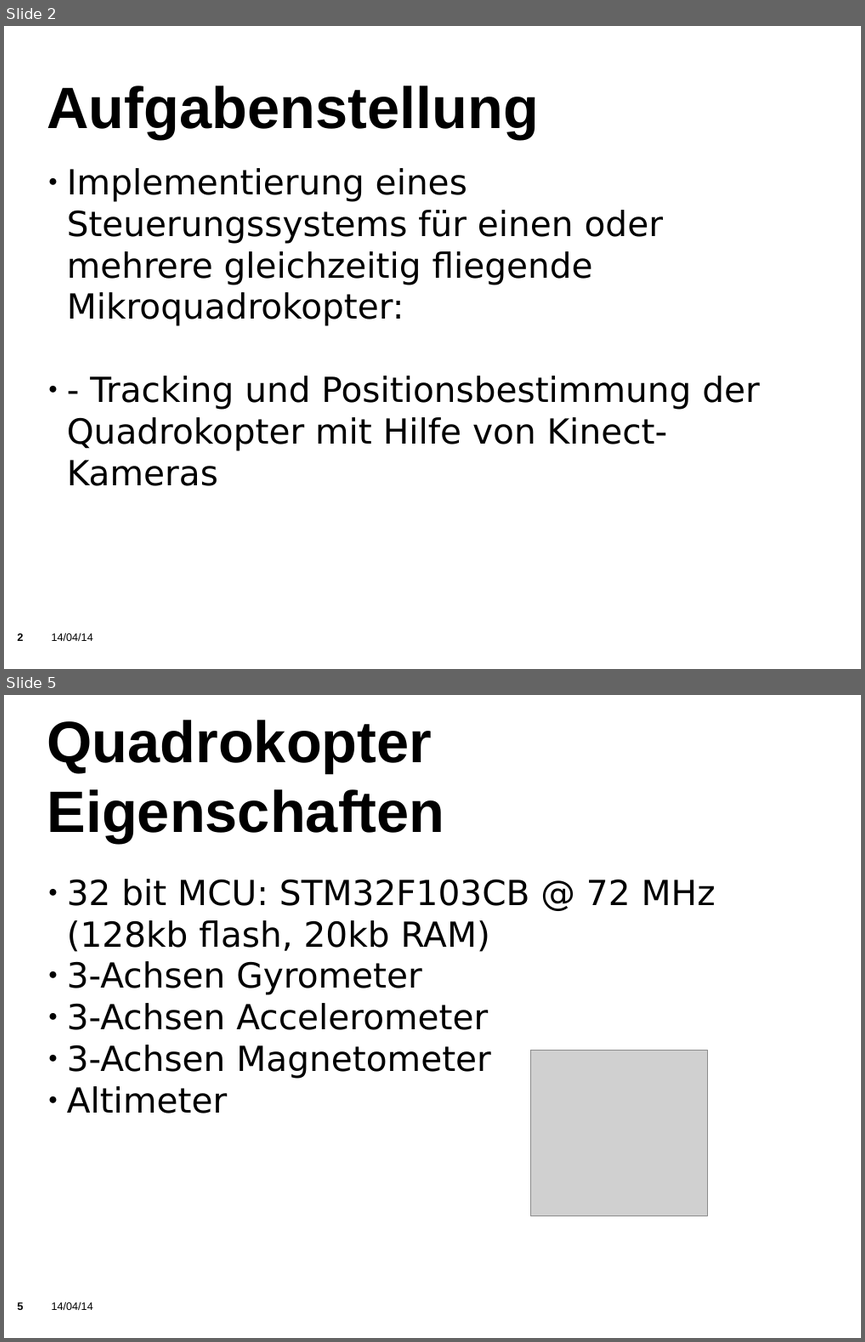
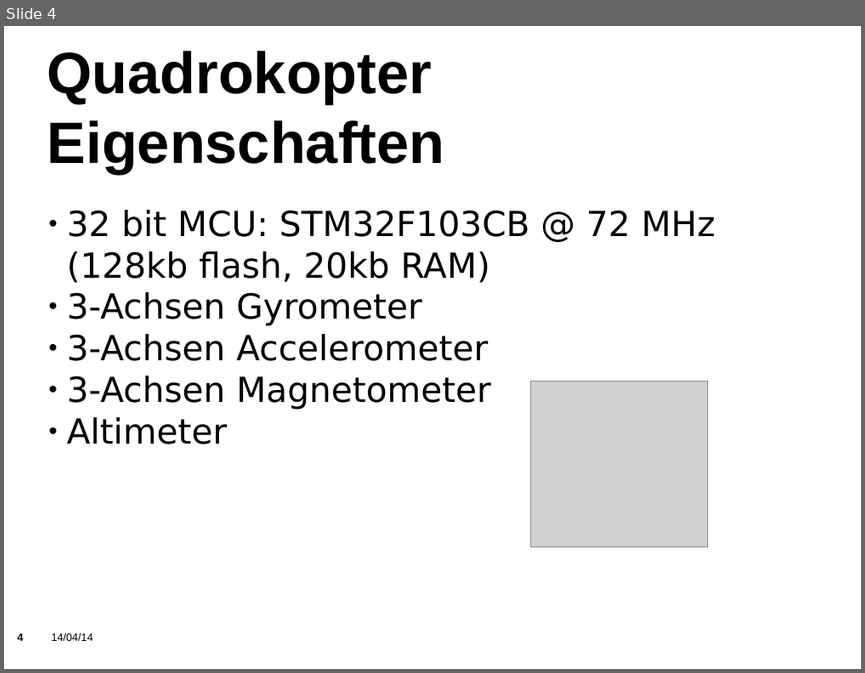
Before and after one commit to KITrokopter/Presentation, a slide deck: PresentationInTotal v0.1.odp. Shown one above the other, each under a label of ours: slides 2 and 5 before the commit, slide 4 after it; the slides between them are not shown. The pictures are 865x1342 and 865x673 pixels, drawn with LibreOffice and Linux fonts; fonts in the diff are those of the drawing; grey boxes stand for pictures; background and template pictures are left out. Boxes give left, top, right and bottom in pixels: in the first picture for what was removed or moved away, otherwise in the second. Text is boxed around its words. In the diff, an @@ line names an element or a change of style, - is before the commit and + after.

```diff
--- a/PresentationInTotal v0.1.odp
+++ b/PresentationInTotal v0.1.odp
@@ slide 2 removed at [4,26,861,669], background picture (left out); not listed: 2 template elements that a slide beside it also shows @@
@@ title removed at [46,86,538,140] @@
-Aufgabenstellung
@@ text removed at [67,168,760,486] @@
-● Implementierung eines Steuerungssystems für einen oder mehrere gleichzeitig fliegende Mikroquadrokopter:
-● - Tracking und Positionsbestimmung der Quadrokopter mit Hilfe von Kinect-Kameras
@@ what was slide 5 is now slide 4 @@
@@ page number at [18,633,24,641]: text changed @@
-5
+4
```
Also in this commit, not shown: 4 slides changed.
